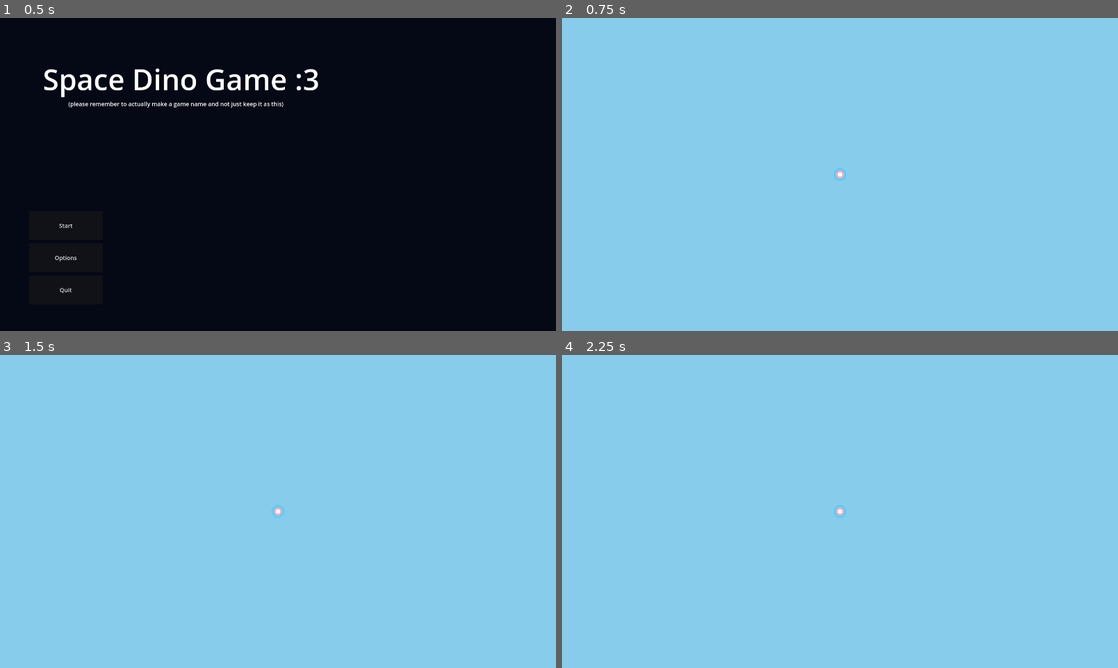
Above: before the commit, frames 1-4 (two rows, left to right).
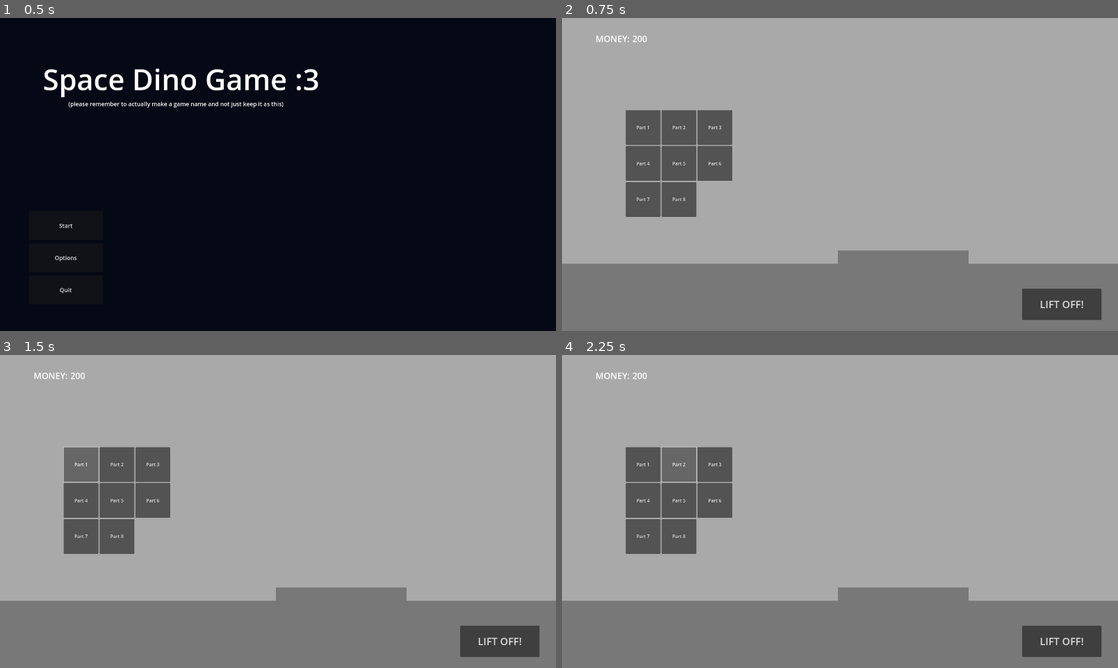
Above: after the commit, the same moments.

Repository: RiverDot/Space-Dinos
Game: Godot game, scene res://Scenes/root.tscn
Two runs of this game, one before a commit and one after it. Both use one fixed random seed, a clock stepped at 60 frames per second and the inputs below.
Inputs (mouse positions are in pixels of both pictures, inside the frame that each line leads up to):
- Up to frame 1 (0.5 s): no input
- Up to frame 2 (0.75 s): click "Start" at 0.5 s
- Up to frame 3 (1.5 s): click (83, 464) at 1.25 s, where only the run after the commit has a clickable "Part 1"
- Up to frame 4 (2.25 s): click (678, 464) at 2 s, where only the run after the commit has a clickable "Part 2"

Frame 1 is identical in both runs. In frame 2, 100% of the frame differs, in the area x 0-100%, y 0-100%; in frame 3, 100%; in frame 4, 100%.

Commit message:
Added ship building scene

Diff:
--- a/Nodes/pause_screen.tscn
+++ b/Nodes/pause_screen.tscn
@@ -2,7 +2,7 @@
 
 [ext_resource type="Script" path="res://Scripts/pause.gd" id="1_a3ug3"]
 
-[node name="PauseScreen" type="CanvasLayer"]
+[node name="PauseScreen" type="CanvasLayer" groups=["PauseScreen"]]
 layer = 2
 visible = false
 script = ExtResource("1_a3ug3")
@@ -28,6 +28,20 @@
 grow_horizontal = 2
 grow_vertical = 2
 text = "Resume"
+
+[node name="ToBaseButton" type="Button" parent="."]
+anchors_preset = 8
+anchor_left = 0.5
+anchor_top = 0.5
+anchor_right = 0.5
+anchor_bottom = 0.5
+offset_left = -100.0
+offset_top = -216.0
+offset_right = 100.0
+offset_bottom = -156.0
+grow_horizontal = 2
+grow_vertical = 2
+text = "Return to base"
 
 [node name="OptionsButton" type="Button" parent="."]
 anchors_preset = 8
@@ -59,5 +73,6 @@
 "
 
 [connection signal="pressed" from="ResumeButton" to="." method="_on_resume_pressed"]
+[connection signal="pressed" from="ToBaseButton" to="." method="_on_to_base_pressed"]
 [connection signal="pressed" from="OptionsButton" to="." method="_on_options_pressed"]
 [connection signal="pressed" from="MenuButton" to="." method="_on_menu_pressed"]
--- /dev/null
+++ b/Scenes/base_scene.tscn
@@ -0,0 +1,126 @@
+[gd_scene load_steps=2 format=3 uid="uid://b325ltamoinhg"]
+
+[ext_resource type="Script" path="res://Scripts/baseManager.gd" id="1_xqynj"]
+
+[node name="BaseScene" type="Node2D"]
+script = ExtResource("1_xqynj")
+
+[node name="CanvasLayer" type="CanvasLayer" parent="."]
+
+[node name="Control" type="Control" parent="CanvasLayer"]
+layout_mode = 3
+anchors_preset = 15
+anchor_right = 1.0
+anchor_bottom = 1.0
+grow_horizontal = 2
+grow_vertical = 2
+
+[node name="Back" type="ColorRect" parent="CanvasLayer/Control"]
+offset_left = -34.0
+offset_top = -27.0
+offset_right = 1994.0
+offset_bottom = 873.0
+color = Color(0.662745, 0.662745, 0.662745, 1)
+
+[node name="Floor" type="ColorRect" parent="CanvasLayer/Control"]
+offset_left = -34.0
+offset_top = 848.0
+offset_right = 1994.0
+offset_bottom = 1121.0
+color = Color(0.470588, 0.470588, 0.470588, 1)
+
+[node name="Platform" type="ColorRect" parent="CanvasLayer/Control"]
+offset_left = 953.0
+offset_top = 802.0
+offset_right = 1404.0
+offset_bottom = 853.0
+color = Color(0.470588, 0.470588, 0.470588, 1)
+
+[node name="Parts" type="GridContainer" parent="CanvasLayer/Control"]
+offset_left = 220.0
+offset_top = 318.0
+offset_right = 711.0
+offset_bottom = 767.0
+columns = 3
+
+[node name="PartButton" type="Button" parent="CanvasLayer/Control/Parts"]
+custom_minimum_size = Vector2(120, 120)
+layout_mode = 2
+text = "Part 1"
+
+[node name="PartButton2" type="Button" parent="CanvasLayer/Control/Parts"]
+custom_minimum_size = Vector2(120, 120)
+layout_mode = 2
+text = "Part 2
+"
+
+[node name="PartButton3" type="Button" parent="CanvasLayer/Control/Parts"]
+custom_minimum_size = Vector2(120, 120)
+layout_mode = 2
+text = "Part 3
+"
+
+[node name="PartButton4" type="Button" parent="CanvasLayer/Control/Parts"]
+custom_minimum_size = Vector2(120, 120)
+layout_mode = 2
+text = "Part 4
+"
+
+[node name="PartButton5" type="Button" parent="CanvasLayer/Control/Parts"]
+custom_minimum_size = Vector2(120, 120)
+layout_mode = 2
+text = "Part 5
+"
+
+[node name="PartButton6" type="Button" parent="CanvasLayer/Control/Parts"]
+custom_minimum_size = Vector2(120, 120)
+layout_mode = 2
+text = "Part 6
+"
+
+[node name="PartButton7" type="Button" parent="CanvasLayer/Control/Parts"]
+custom_minimum_size = Vector2(120, 120)
+layout_mode = 2
+text = "Part 7
+"
+
+[node name="PartButton8" type="Button" parent="CanvasLayer/Control/Parts"]
+custom_minimum_size = Vector2(120, 120)
+layout_mode = 2
+text = "Part 8
+"
+
+[node name="FlightButton" type="Button" parent="CanvasLayer/Control"]
+layout_mode = 1
+anchors_preset = 3
+anchor_left = 1.0
+anchor_top = 1.0
+anchor_right = 1.0
+anchor_bottom = 1.0
+offset_left = -331.0
+offset_top = -146.0
+offset_right = -57.0
+offset_bottom = -38.0
+grow_horizontal = 0
+grow_vertical = 0
+theme_override_font_sizes/font_size = 35
+text = "LIFT OFF!"
+
+[node name="MoneyLabel" type="Label" parent="CanvasLayer/Control"]
+layout_mode = 0
+offset_left = 116.0
+offset_top = 50.0
+offset_right = 191.0
+offset_bottom = 76.0
+theme_override_font_sizes/font_size = 30
+text = "MONEY:"
+
+[node name="Amount" type="Label" parent="CanvasLayer/Control/MoneyLabel" groups=["Money"]]
+layout_mode = 0
+offset_left = 127.0
+offset_right = 167.0
+offset_bottom = 45.0
+theme_override_font_sizes/font_size = 30
+text = "0"
+
+[connection signal="pressed" from="CanvasLayer/Control/FlightButton" to="." method="_on_liftOff_pressed"]
--- a/Scenes/game_scene.tscn
+++ b/Scenes/game_scene.tscn
@@ -1,19 +1,22 @@
-[gd_scene load_steps=5 format=3 uid="uid://bvybgfmwwmo11"]
+[gd_scene load_steps=7 format=3 uid="uid://bvybgfmwwmo11"]
 
 [ext_resource type="Script" path="res://Scripts/GameManager.gd" id="1_qxjhp"]
 [ext_resource type="Script" path="res://Scripts/MoneyManager.gd" id="2_0di4y"]
 [ext_resource type="PackedScene" uid="uid://ivk3e10f30ur" path="res://Scenes/flight scene.tscn" id="2_i3mqi"]
+[ext_resource type="Script" path="res://Scripts/GameScenes.gd" id="2_t76yl"]
+[ext_resource type="PackedScene" uid="uid://b325ltamoinhg" path="res://Scenes/base_scene.tscn" id="3_vy7xh"]
 [ext_resource type="PackedScene" uid="uid://cbhqebqg5o58g" path="res://Nodes/pause_screen.tscn" id="4_opjyg"]
 
 [node name="GameScene" type="Node2D"]
 script = ExtResource("1_qxjhp")
 
-[node name="GameLogic" type="Node2D" parent="."]
+[node name="GameLogic" type="Node2D" parent="." groups=["GameScene"]]
 process_mode = 1
+script = ExtResource("2_t76yl")
+BaseScene = ExtResource("3_vy7xh")
+FlightScene = ExtResource("2_i3mqi")
 
 [node name="MoneyManager" type="Node2D" parent="GameLogic" groups=["MoneyManager"]]
 script = ExtResource("2_0di4y")
 
-[node name="Flight Screen" parent="GameLogic" instance=ExtResource("2_i3mqi")]
-
 [node name="PauseScreen" parent="." instance=ExtResource("4_opjyg")]
--- /dev/null
+++ b/Scripts/GameScenes.gd
@@ -0,0 +1,37 @@
+extends Node2D
+
+@export var BaseScene: PackedScene
+
+@export var FlightScene: PackedScene
+
+enum Scene { BASE, FLIGHT }
+
+var current_scene = Scene.FLIGHT # set to flight to be able to set base
+
+var current_scene_node: Node2D = null
+
+# Called when the node enters the scene tree for the first time.
+func _ready():
+	_change_scene(Scene.BASE)
+
+func _change_scene(scene: Scene):
+
+	if current_scene == scene:
+		return
+
+	if current_scene_node != null:
+		current_scene_node.queue_free()
+
+	var new_scene = null
+
+	if scene == Scene.BASE:
+		new_scene = BaseScene.instantiate()
+	elif scene == Scene.FLIGHT:
+		new_scene = FlightScene.instantiate()
+
+	add_child(new_scene)
+	current_scene_node = new_scene
+
+	current_scene = scene
+
+	get_tree().get_first_node_in_group("PauseScreen")._update_buttons(current_scene)
--- a/Scripts/MoneyManager.gd
+++ b/Scripts/MoneyManager.gd
@@ -1,6 +1,6 @@
 extends Node2D
 
-var money = 0
+var money = 200
 
 func _change_money(amount):
 	money += amount
@@ -8,6 +8,11 @@
 func _try_spend_money(amount) -> bool:
 	if money >= amount:
 		money -= amount
+		_update_labels()
 		return true
 	else:
 		return false
+
+func _update_labels():
+	for label in get_tree().get_nodes_in_group("Money"):
+		label.text = str(money)
--- /dev/null
+++ b/Scripts/baseManager.gd
@@ -0,0 +1,7 @@
+extends Node2D
+
+func _ready():
+	get_tree().get_first_node_in_group("MoneyManager")._update_labels()
+
+func _on_liftOff_pressed():
+	get_tree().get_first_node_in_group("GameScene")._change_scene(1)
--- a/Scripts/pause.gd
+++ b/Scripts/pause.gd
@@ -8,3 +8,13 @@
 
 func _on_menu_pressed():
 	get_tree().get_first_node_in_group("Root")._change_scene(0)
+
+func _on_to_base_pressed():
+	get_tree().get_first_node_in_group("GameScene")._change_scene(0)
+	get_parent()._set_pause(false)
+
+func _update_buttons(scene_id):
+	if scene_id == 0:
+		$ToBaseButton.visible = false
+	else:
+		$ToBaseButton.visible = true
Not shown: 1 places in Scenes/flight scene.tscn that only renumber resources
